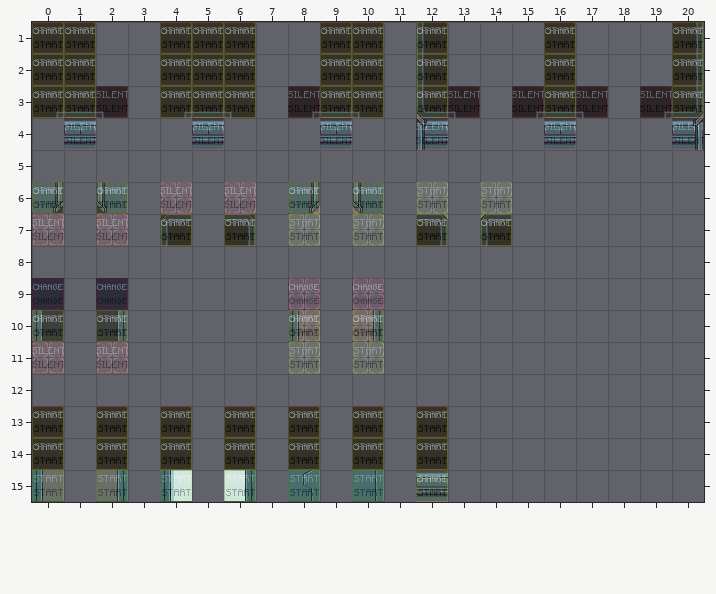
An edit to a level. Tiled map, rules/wallfixer.tmx. That is the earlier state.
Cells are 32x32 px. Shown: x 0..20, y 1..15.
And afterwards:
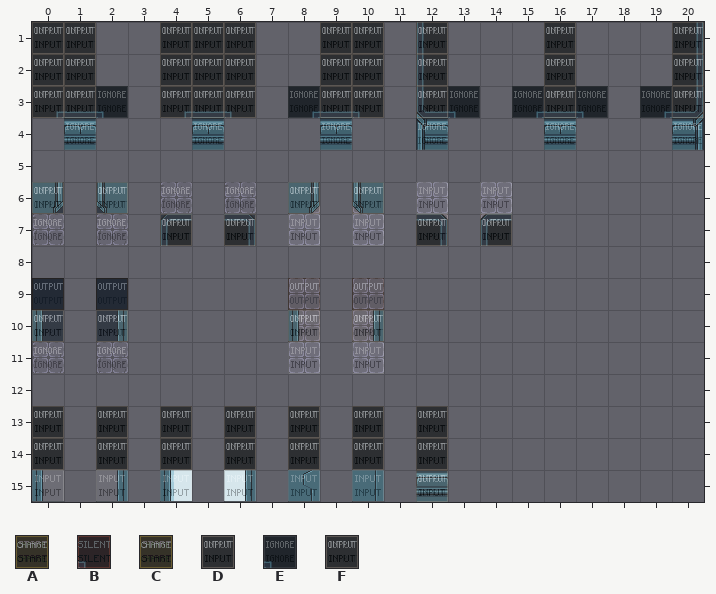
Key: from "mapUtilities": A 1, B 4, C 6, D 9, E 10, F 11.
_ is an empty cell.
See-through tiles are keyed as they look on the map.
The exact change:
Layer "regions_output":
Tile C gives way to tile F in rows 1 to 3 at x 0 to 1, 4 to 6, 9 to 10, 12, 16 and 20; in row 6 at x 0, 2, 8 and 10; in row 7 at x 4, 6, 12 and 14; in rows 9 to 10 at x 0, 2, 8 and 10; in rows 13 to 14 at x 0, 2, 4, 6, 8, 10 and 12; in row 15 at x 12.
Layer "regions_input":
Tile A gives way to tile D in rows 1 to 3 at x 0 to 1, 4 to 6, 9 to 10, 12, 16 and 20; in row 6 at x 0, 2, 8, 10, 12 and 14; in row 7 at x 4, 6, 8, 10, 12 and 14; in row 10 at x 0, 2, 8 and 10; in row 11 at x 8 and 10; in rows 13 to 15 at x 0, 2, 4, 6, 8, 10 and 12.
Tile B gives way to tile E in row 3 at x 2, 8, 13, 15, 17 and 19; in row 4 at x 1, 5, 9, 12, 16 and 20; in row 6 at x 4 and 6; in row 7 at x 0 and 2; in row 11 at x 0 and 2.
